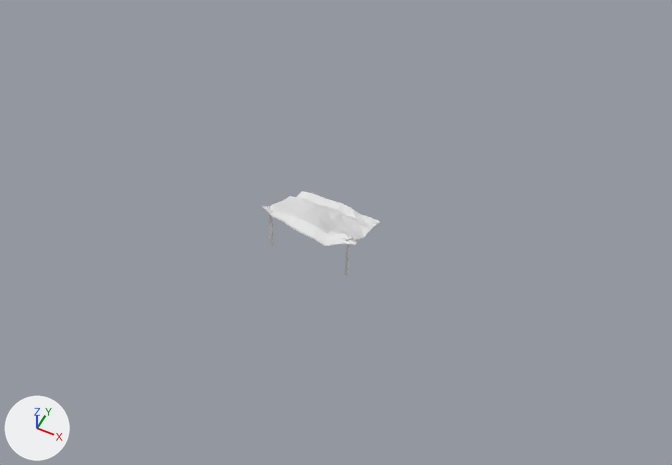
Two versions of the Blender file Assets/Project Assets/Structures/Tent.blend, one commit apart.
Both versions are drawn from a 50 mm lens placed at (10.0, -18.0, 24.4), pointed at (1.2, -0.3, 2.3). The lights are fixed; the arrows at lower left show +X, +Y and +Z.
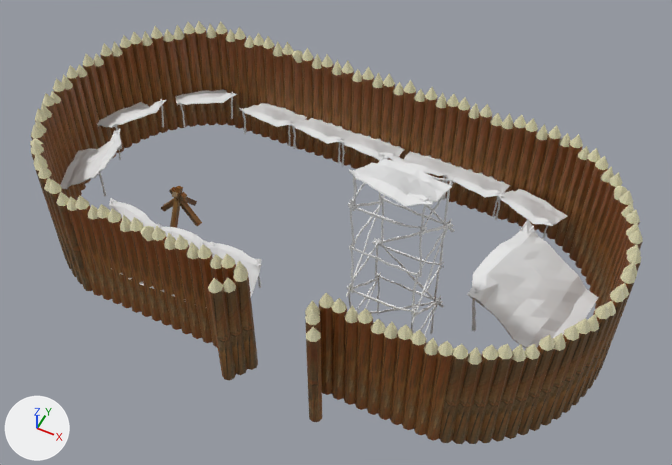
Location of each change, [x1, y1, x2, y2] in pixels of the pictures (672 x 465 px):
'Cylinder.003', added (brown): after [67, 195, 453, 441]
'Cylinder.000', added (brown): after [226, 27, 561, 230]
'Cylinder.002', added (brown): after [439, 133, 643, 444]
'Cylinder.001', added (brown): after [30, 21, 235, 291]
'Cube', moved, turned, rescaled: before [262, 191, 380, 276]; after [467, 219, 599, 348]
'Cylinder.004', added (brown): after [208, 267, 322, 422]
'Cube.005', added: after [346, 153, 455, 336]
'Cube.015', added: after [349, 159, 452, 237]
'Cube.012', added: after [60, 129, 122, 196]
'Cube.010', added: after [495, 189, 568, 240]
'Cube.009', added: after [443, 166, 510, 217]
'Cube.002', added: after [289, 118, 356, 163]
'Cube.003', added: after [239, 103, 307, 146]
'Cube.001', added: after [339, 133, 405, 166]
'Cube.006', added: after [185, 240, 262, 308]
'Cube.013', added: after [97, 99, 167, 149]
'Cube.008', added: after [387, 151, 460, 199]
'Cube.004', added: after [175, 89, 237, 128]
'Cube.014', added (brown): after [161, 186, 202, 228]
'Cube.011', added: after [109, 198, 160, 280]
'Cube.007', added: after [139, 224, 214, 300]

Patch to the scene script:
```diff
--- a/Assets/Project Assets/Structures/Tent.blend.py
+++ b/Assets/Project Assets/Structures/Tent.blend.py
@@ ob_cube @@
 ob_cube = bpy.data.objects.new('Cube', me_cube_001)
-ob_cube.location = (0.0, 0.0, 0.0)
+ob_cube.location = (6.43, 0.82, 0.6)
+ob_cube.rotation_euler = (0.0, 0.0, -1.733)  # degrees (0, 0, -99)
+ob_cube.scale = (1.06, 1.06, 1.06)
@@ ob_cylinder_002 @@
+ob_cylinder_002 = bpy.data.objects.new('Cylinder.002', me_cylinder_002)  # 800 vertices, 800 faces; spans x -2.81..2.81, y -0.09..0.09, z 0.02..2.19; in mat_tm_tent_jpg (picture img_tm_tent_jpg); modifiers SIMPLE_DEFORM
+ob_cylinder_002.location = (9.98, 1.26, -1.24)
+ob_cylinder_002.rotation_euler = (0.0, 0.0, 1.571)  # degrees (0, 0, 90)
+ob_cylinder_002.scale = (2.31, 2.31, 2.31)
@@ ob_cube_001 @@
+ob_cube_001 = bpy.data.objects.new('Cube.001', me_cube_000)  # 388 vertices, 380 faces; spans x -0.6..0.622, y -0.386..0.683, z -0.093..0.646; in mat_tent (white #e7e7e7)
+ob_cube_001.location = (0.13, 4.69, 0.6)
+ob_cube_001.rotation_euler = (0.0, 0.0, -6.205)  # degrees (0, 0, -356)
+ob_cube_001.scale = (1.86, 1.86, 1.86)
@@ ob_cylinder_000 @@
+ob_cylinder_000 = bpy.data.objects.new('Cylinder.000', me_cylinder_002.copy())
+ob_cylinder_000.location = (-0.09, 6.02, -1.24)
+ob_cylinder_000.rotation_euler = (0.0, 0.0, 3.142)  # degrees (0, 0, 180)
+ob_cylinder_000.scale = (2.31, 2.31, 2.31)
@@ ob_cylinder_001 @@
+ob_cylinder_001 = bpy.data.objects.new('Cylinder.001', me_cylinder_002.copy())  # modifiers SIMPLE_DEFORM
+ob_cylinder_001.location = (-10.16, 1.19, -1.24)
+ob_cylinder_001.rotation_euler = (0.0, 0.0, 4.712)  # degrees (0, 0, 270)
+ob_cylinder_001.scale = (2.31, 2.31, 2.31)
@@ ob_cylinder_003 @@
+ob_cylinder_003 = bpy.data.objects.new('Cylinder.003', me_cylinder_005)  # 650 vertices, 650 faces; spans x -2.81..2.81, y -0.09..0.09, z 0.02..2.19; in mat_tm_tent_jpg (picture img_tm_tent_jpg)
+ob_cylinder_003.location = (-0.08, -3.64, -1.24)
+ob_cylinder_003.rotation_euler = (0.0, 0.0, 3.142)  # degrees (0, 0, 180)
+ob_cylinder_003.scale = (2.31, 2.31, 2.31)
@@ ob_cube_002 @@
+ob_cube_002 = bpy.data.objects.new('Cube.002', me_cube_000.copy())
+ob_cube_002.location = (-1.87, 4.66, 0.6)
+ob_cube_002.rotation_euler = (0.0, 0.0, -3.124)  # degrees (0, 0, -179)
+ob_cube_002.scale = (-1.86, -1.86, 1.86)
@@ ob_cube_003 @@
+ob_cube_003 = bpy.data.objects.new('Cube.003', me_cube_000.copy())
+ob_cube_003.location = (-3.96, 4.6, 0.6)
+ob_cube_003.rotation_euler = (0.0, 0.0, -6.205)  # degrees (0, 0, -356)
+ob_cube_003.scale = (1.86, 1.86, 1.86)
@@ ob_cube_004 @@
+ob_cube_004 = bpy.data.objects.new('Cube.004', me_cube_000.copy())
+ob_cube_004.location = (-6.69, 4.36, 0.6)
+ob_cube_004.rotation_euler = (0.0, 0.0, -5.559)  # degrees (0, 0, -319)
+ob_cube_004.scale = (1.86, 1.86, 1.86)
@@ ob_cube_005 @@
+ob_cube_005 = bpy.data.objects.new('Cube.005', me_cube_005)  # 2416 vertices, 2328 faces; spans x -0.63..0.7, y -0.96..0.46, z -0.44..3.56; in mat_tent (white #e7e7e7)
+ob_cube_005.location = (4.15, -2.43, 0.6)
+ob_cube_005.rotation_euler = (0.0, 0.0, -3.063)  # degrees (0, 0, -175)
+ob_cube_005.scale = (1.86, 1.86, 1.86)
@@ ob_cube_006 @@
+ob_cube_006 = bpy.data.objects.new('Cube.006', me_cube_000.copy())
+ob_cube_006.location = (-1.65, -2.5, 0.6)
+ob_cube_006.rotation_euler = (0.0, 0.0, -3.063)  # degrees (0, 0, -175)
+ob_cube_006.scale = (1.86, 1.86, 1.86)
@@ ob_cube_007 @@
+ob_cube_007 = bpy.data.objects.new('Cube.007', me_cube_000.copy())
+ob_cube_007.location = (-3.36, -2.57, 0.6)
+ob_cube_007.rotation_euler = (0.0, 0.0, -3.063)  # degrees (0, 0, -175)
+ob_cube_007.scale = (1.86, 1.86, 1.86)
@@ ob_cube_008 @@
+ob_cube_008 = bpy.data.objects.new('Cube.008', me_cube_008)  # 388 vertices, 380 faces; spans x -0.623..0.601, y -0.384..0.682, z -0.093..0.646; in mat_tent (white #e7e7e7)
+ob_cube_008.location = (2.11, 4.69, 0.6)
+ob_cube_008.rotation_euler = (0.0, 0.0, -6.281)  # degrees (0, 0, -360)
+ob_cube_008.scale = (1.86, 1.86, 1.86)
@@ ob_cube_009 @@
+ob_cube_009 = bpy.data.objects.new('Cube.009', me_cube_000.copy())
+ob_cube_009.location = (4.15, 4.68, 0.6)
+ob_cube_009.rotation_euler = (0.0, 0.0, -6.284)  # degrees (0, 0, -360)
+ob_cube_009.scale = (1.86, 1.86, 1.86)
@@ ob_cube_010 @@
+ob_cube_010 = bpy.data.objects.new('Cube.010', me_cube_000.copy())
+ob_cube_010.location = (6.19, 4.35, 0.6)
+ob_cube_010.rotation_euler = (0.0, 0.0, -6.512)  # degrees (0, 0, 347)
+ob_cube_010.scale = (1.86, 1.86, 1.86)
@@ ob_cube_011 @@
+ob_cube_011 = bpy.data.objects.new('Cube.011', me_cube_000.copy())
+ob_cube_011.location = (-5.46, -2.48, 0.6)
+ob_cube_011.rotation_euler = (0.0, 0.0, -3.266)  # degrees (0, 0, -187)
+ob_cube_011.scale = (1.86, 1.86, 1.86)
@@ ob_cube_012 @@
+ob_cube_012 = bpy.data.objects.new('Cube.012', me_cube_000.copy())
+ob_cube_012.location = (-8.24, -0.24, 0.78)
+ob_cube_012.rotation_euler = (0.0, 0.0, -4.38)  # degrees (0, 0, -251)
+ob_cube_012.scale = (1.86, 1.86, 1.86)
@@ ob_cube_013 @@
+ob_cube_013 = bpy.data.objects.new('Cube.013', me_cube_000.copy())
+ob_cube_013.location = (-8.45, 2.25, 0.78)
+ob_cube_013.rotation_euler = (0.0, 0.0, -5.113)  # degrees (0, 0, -293)
+ob_cube_013.scale = (1.86, 1.86, 1.86)
@@ ob_cylinder_004 @@
+ob_cylinder_004 = bpy.data.objects.new('Cylinder.004', me_cylinder_006)  # 150 vertices, 150 faces; spans x -1.29..0.29, y 0.02..0.55, z 0.02..2.19; in mat_tm_tent_jpg (picture img_tm_tent_jpg)
+ob_cylinder_004.location = (-0.08, -3.64, -1.24)
+ob_cylinder_004.rotation_euler = (0.0, 0.0, 3.142)  # degrees (0, 0, 180)
+ob_cylinder_004.scale = (2.31, 2.31, 2.31)
@@ ob_cube_014 @@
+ob_cube_014 = bpy.data.objects.new('Cube.014', me_cube)  # 32 vertices, 24 faces; spans x -0.87..0.9, y -0.57..0.94, z -0.53..1.0; in mat_tm_tent_jpg (picture img_tm_tent_jpg)
+ob_cube_014.location = (-5.24, 0.0, 0.0)
@@ ob_cube_015 @@
+ob_cube_015 = bpy.data.objects.new('Cube.015', me_cube_014)  # 388 vertices, 380 faces; spans x -0.546..0.566, y -0.386..0.683, z -0.093..0.646; in mat_tent (white #e7e7e7)
+ob_cube_015.location = (4.02, -2.51, 6.86)
+ob_cube_015.rotation_euler = (0.0, 0.0, -0.0328)  # degrees (0, 0, -1.9)
+ob_cube_015.scale = (2.12, 2.12, 2.12)
```
